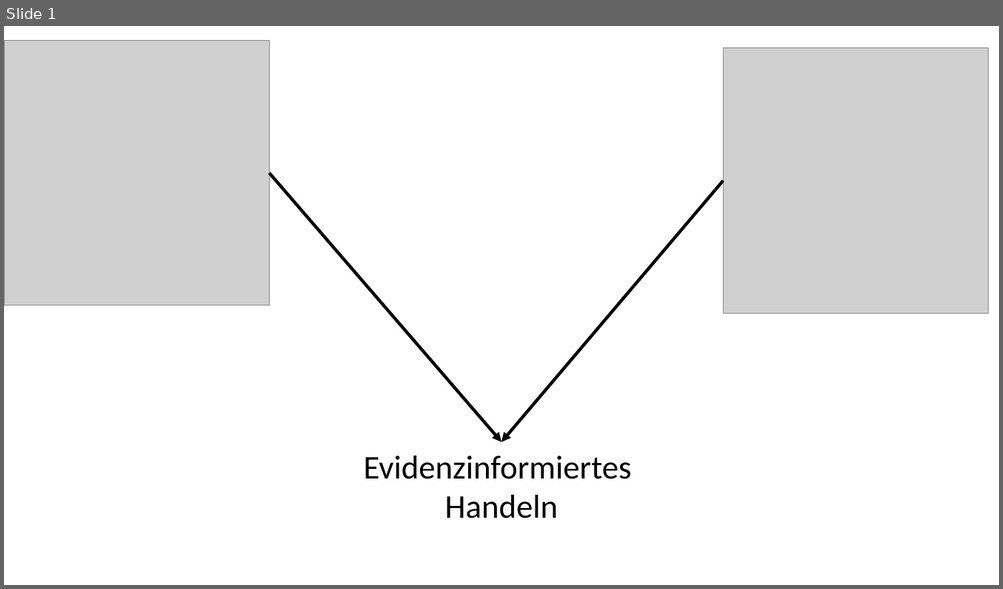
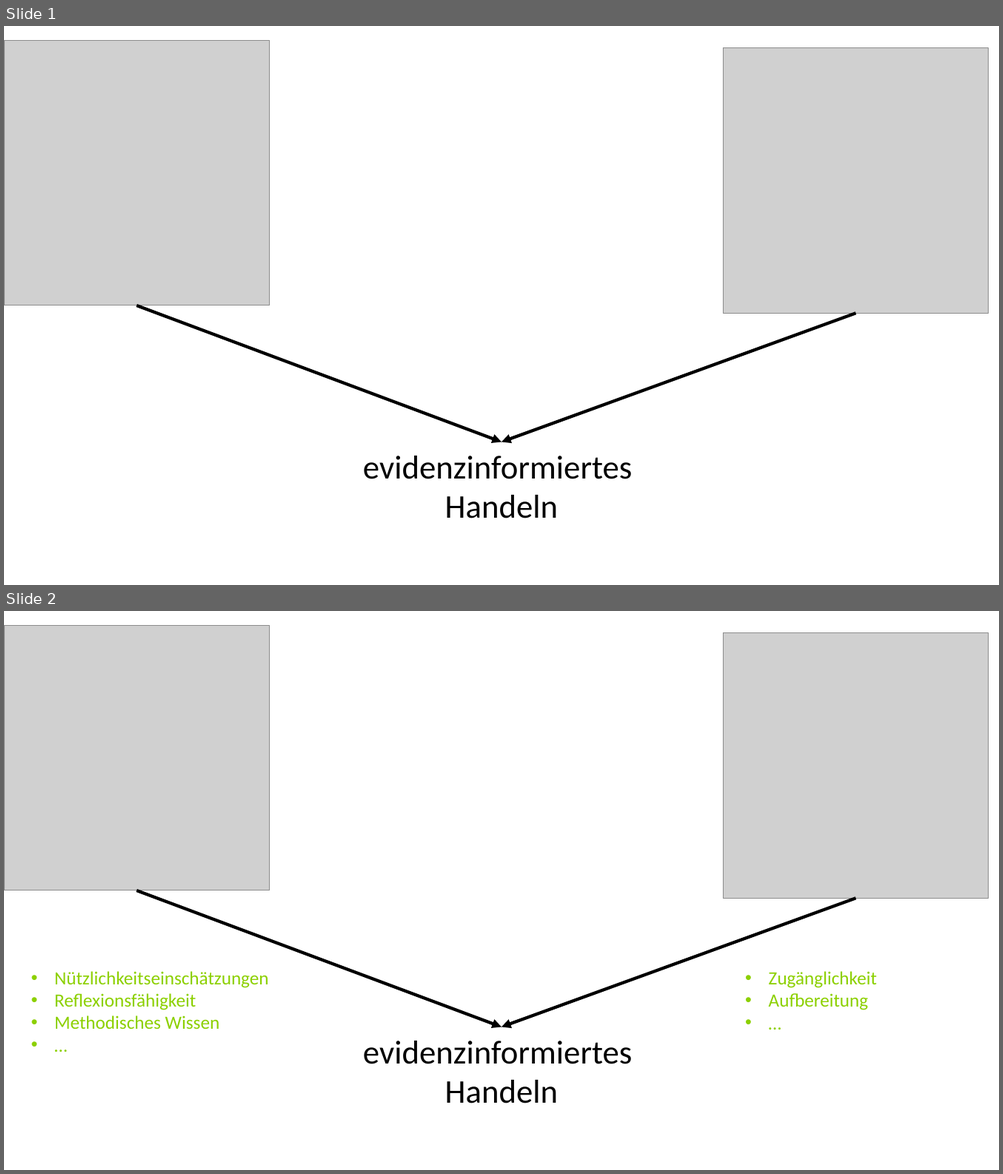
Before and after one commit to kirstinschmidt/GEBF_2025, a slide deck: img/Angebot-Nutzung.pptx. Shown one above the other, each under a label of ours: slide 1 before the commit, slides 1 and 2 after it. The pictures are 1003x589 and 1003x1174 pixels, drawn with LibreOffice and Linux fonts; fonts in the diff are those of the drawing; grey boxes stand for pictures. Boxes give left, top, right and bottom in pixels: in the first picture for what was removed or moved away, otherwise in the second. Text is boxed around its words. In the diff, an @@ line names an element or a change of style, - is before the commit and + after.

```diff
--- a/img/Angebot-Nutzung.pptx
+++ b/img/Angebot-Nutzung.pptx
@@ slide 2 added at box(4, 611, 999, 1170), background #FFFFFF @@
@@ picture added at box(4, 625, 270, 891) @@
@@ picture added at box(723, 633, 989, 899) @@
@@ arrow added from (136, 891) to (502, 1028), #000000 3 pt @@
@@ arrow added from (855, 898) to (502, 1028), #000000 3 pt @@
@@ text added at box(54, 971, 269, 1030), 18 pt, text #8CD000 @@
+• Nützlichkeitseinschätzungen
+• Reflexionsfähigkeit
+• Methodisches Wissen
+• …
@@ text added at box(768, 971, 876, 1011), 18 pt, text #8CD000 @@
+• Zugänglichkeit
+• Aufbereitung
+• …
@@ text added at box(363, 1041, 632, 1104), 32 pt, text #000000 @@
+evidenzinformiertes
+Handeln
@@ slide 1 changed as well @@
@@ arrow moved from (270, 173) - (502, 443) to (136, 306) - (502, 443) @@
@@ arrow moved from (723, 181) - (502, 443) to (855, 313) - (502, 443) @@
@@ text at box(363, 456, 632, 480): text changed @@
-Evidenzinformiertes
+evidenzinformiertes
```
Also in this commit, not shown: 2 other files.
